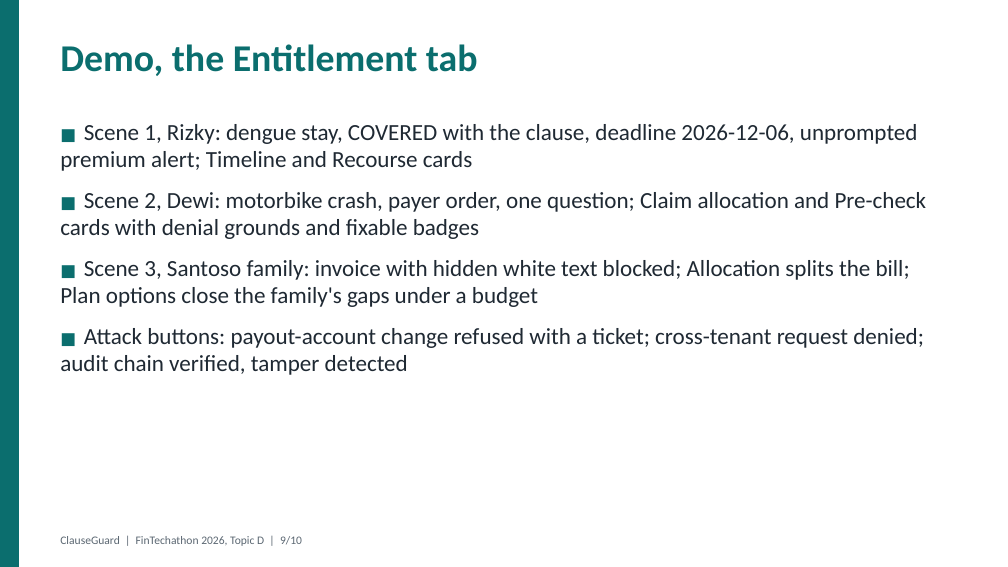
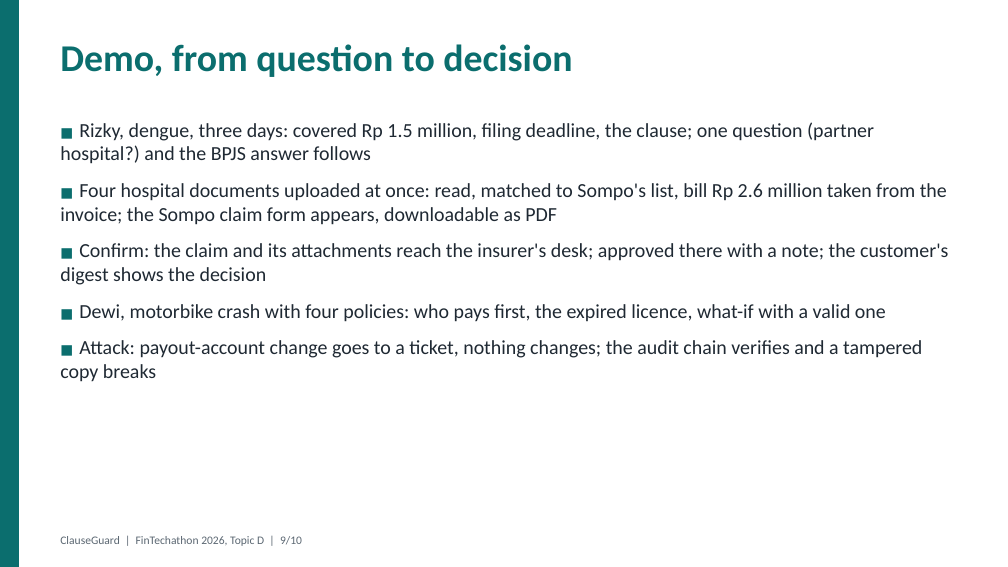
Before and after one commit to bungagana/clauseguard, a slide deck: slide 9 of clauseguard/docs/deck/ClauseGuard_deck.pptx. Drawn at 1008x567 pixels with LibreOffice and Linux fonts; fonts in the diff are those of the drawing. Boxes give left, top, right and bottom in pixels: in the first picture for what was removed or moved away, otherwise in the second. Text is boxed around its words. In the diff, an @@ line names an element or a change of style, - is before the commit and + after.

```diff
--- a/clauseguard/docs/deck/ClauseGuard_deck.pptx
+++ b/clauseguard/docs/deck/ClauseGuard_deck.pptx
@@ text at (60, 44, 572, 77): text changed @@
-Demo, the Entitlement tab
+Demo, from question to decision
@@ text at (60, 122, 948, 382): text changed; size 22 to 19 pt @@
-■ Scene 1, Rizky: dengue stay, COVERED with the clause, deadline 2026-12-06, unprompted premium alert; Timeline and Recourse cards
-■ Scene 2, Dewi: motorbike crash, payer order, one question; Claim allocation and Pre-check cards with denial grounds and fixable badges
-■ Scene 3, Santoso family: invoice with hidden white text blocked; Allocation splits the bill; Plan options close the family's gaps under a budget
-■ Attack buttons: payout-account change refused with a ticket; cross-tenant request denied; audit chain verified, tamper detected
+■ Rizky, dengue, three days: covered Rp 1.5 million, filing deadline, the clause; one question (partner hospital?) and the BPJS answer follows
+■ Four hospital documents uploaded at once: read, matched to Sompo's list, bill Rp 2.6 million taken from the invoice; the Sompo claim form appears, downloadable as PDF
+■ Confirm: the claim and its attachments reach the insurer's desk; approved there with a note; the customer's digest shows the decision
+■ Dewi, motorbike crash with four policies: who pays first, the expired licence, what-if with a valid one
+■ Attack: payout-account change goes to a ticket, nothing changes; the audit chain verifies and a tampered copy breaks
```
Also in this commit, not shown: 3 other slides changed, 10 other files.
